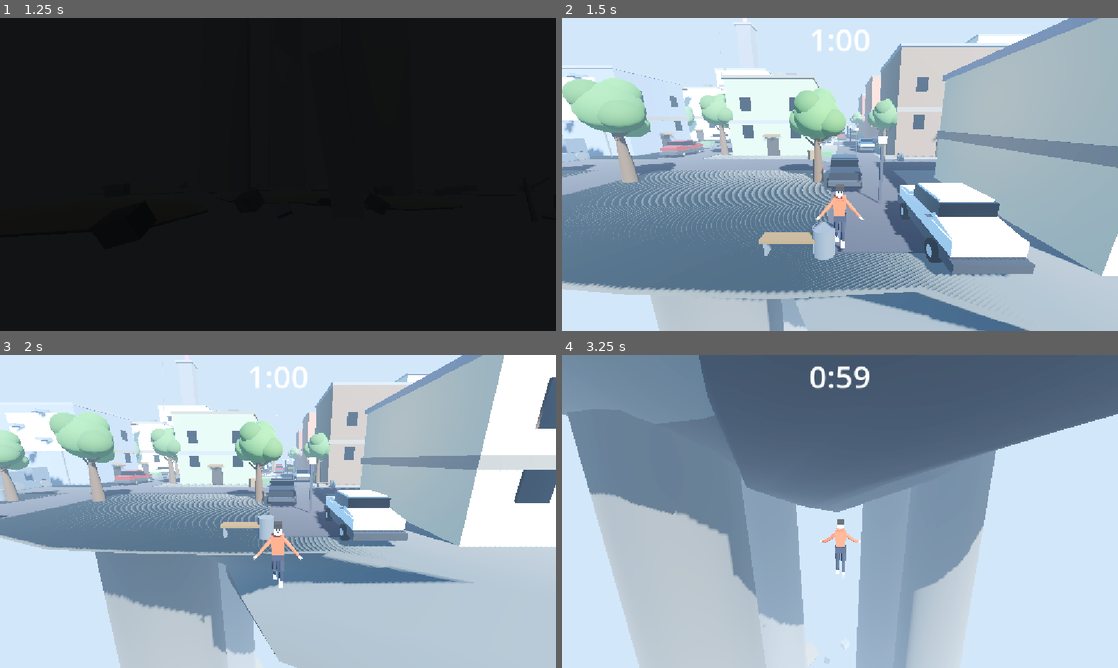
Above: before the commit, frames 1-4 (two rows, left to right).
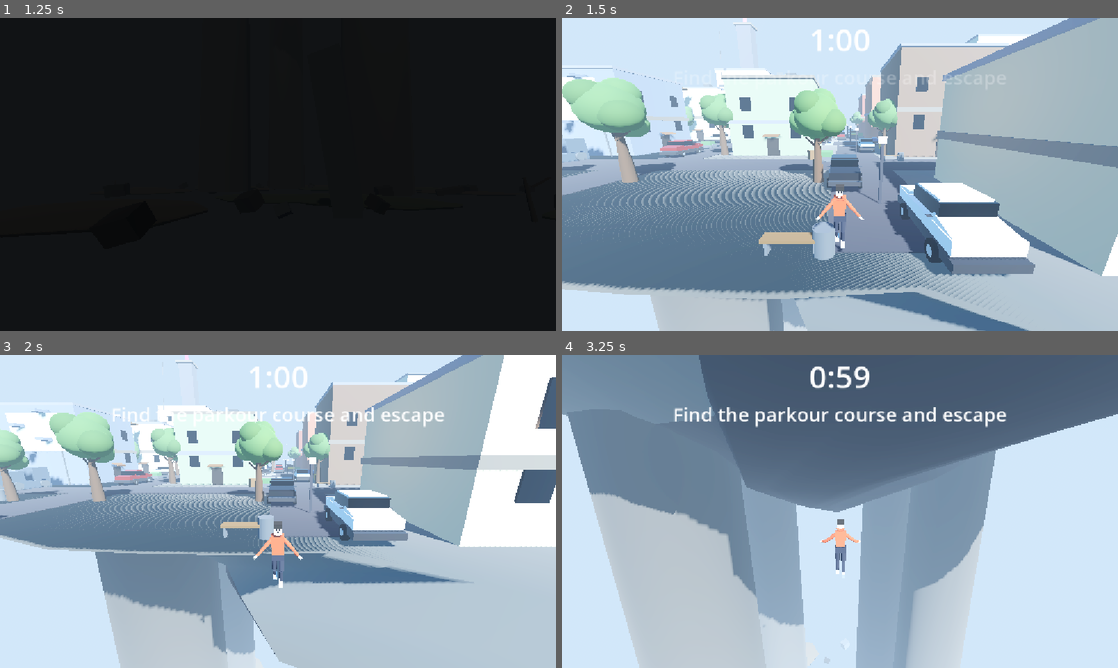
Above: after the commit, the same moments.

Repository: hasanhug/The---Falling---City
Game: Godot game, scene res://main.tscn
Two runs of this game, one before a commit and one after it. Both use one fixed random seed, a clock stepped at 60 frames per second and the inputs below.
Inputs (mouse positions are in pixels of both pictures, inside the frame that each line leads up to):
- Up to frame 1 (1.25 s): tap Space (jump) at 0.5, 0.77 s; move the mouse to (400, 158) at 0.52 s; hold D (move_right) from 0.53 s (still down); hold Shift (sprint) from 0.53 s (still down); click (400, 158) at 0.67 s
- Up to frame 2 (1.5 s): move the mouse to (728, 190) at 1.27 s; release D (move_right) at 1.28 s; release Shift (sprint) at 1.28 s; hold S (move_back) from 1.28 s (still down); tap Mouse wheel up (zoom_in) at 1.35 s
- Up to frame 3 (2 s): keep holding S (move_back); tap Space (jump) at 1.52 s
- Up to frame 4 (3.25 s): move the mouse to (895, 442) at 2.02 s; release S (move_back) at 2.03 s; hold D (move_right) 2.03-2.78 s; tap Mouse wheel down (zoom_out) at 2.1 s; move the mouse to (812, 574) at 2.77 s; hold W (move_forward) from 2.78 s (still down); tap Shift (sprint) at 2.85 s; click (812, 574) at 2.92 s; tap Space (jump) at 3.02 s

Frame 1 is identical in both runs. In frame 2, less than 0.1% of the frame differs, in the area x 20-72%, y 18-22%; in frame 3, 0.6%; in frame 4, 1.2%, in the area x 20-80%, y 16-24%.

Commit message:
Added a small text message

Diff:
--- a/main.tscn
+++ b/main.tscn
@@ -2916,6 +2916,16 @@
 mouse_filter = 2
 color = Color(0, 0, 0, 0)
 
+[node name="ObjectiveLabel" type="Label" parent="Rumble/UI"]
+anchor_top = 0.14
+anchor_right = 1.0
+anchor_bottom = 0.24
+horizontal_alignment = 1
+vertical_alignment = 1
+theme_override_font_sizes/font_size = 40
+modulate = Color(1, 1, 1, 0)
+text = "Find the parkour course and escape"
+
 [node name="EndLabel" type="Label" parent="Rumble/UI"]
 anchor_right = 1.0
 anchor_bottom = 1.0
--- a/rumble.gd
+++ b/rumble.gd
@@ -13,6 +13,8 @@
 const PILLAR_WOBBLE := 1.2
 ## The fall: how far the camera lurches down, per second.
 const FALL_DROP := 30.0
+## How long the objective text shows once control begins.
+const OBJECTIVE_TIME := 4.5
 
 @onready var player: Node = get_node("../Player")
 @onready var camera_pivot: Node3D = get_node("../Player/CameraPivot")
@@ -20,11 +22,13 @@
 @onready var timer_label: Label = $UI/TimerLabel
 @onready var fade_rect: ColorRect = $UI/FadeRect
 @onready var end_label: Label = $UI/EndLabel
+@onready var objective_label: Label = $UI/ObjectiveLabel
 
 var _started := false
 var _fallen := false
 var _time_left := COUNTDOWN_TIME
 var _fall_time := 0.0
+var _objective_time := 0.0
 var _pivot_base := Vector3.ZERO
 var _pillar_bases: Array[Vector3] = []
 var _rng := RandomNumberGenerator.new()
@@ -54,8 +58,11 @@
 	if not _started:
 		if get_node_or_null("../Cutscene") == null:
 			_started = true
+			_objective_time = OBJECTIVE_TIME
 		else:
 			return
+
+	_update_objective(delta)
 
 	if not _fallen:
 		_countdown(delta)
@@ -127,3 +134,17 @@
 	else:
 		timer_label.modulate = Color(1, 1, 1, 1)
 		timer_label.scale = Vector2.ONE
+
+
+## The objective text: quick fade in, hold, fade out after control begins.
+func _update_objective(delta: float) -> void:
+	if _objective_time <= 0.0:
+		objective_label.modulate.a = 0.0
+		return
+	_objective_time -= delta
+	var alpha := 1.0
+	if _objective_time > OBJECTIVE_TIME - 0.7:
+		alpha = (OBJECTIVE_TIME - _objective_time) / 0.7
+	elif _objective_time < 0.7:
+		alpha = _objective_time / 0.7
+	objective_label.modulate.a = clampf(alpha, 0.0, 1.0)
Not shown, added: rumble.gd.uid
